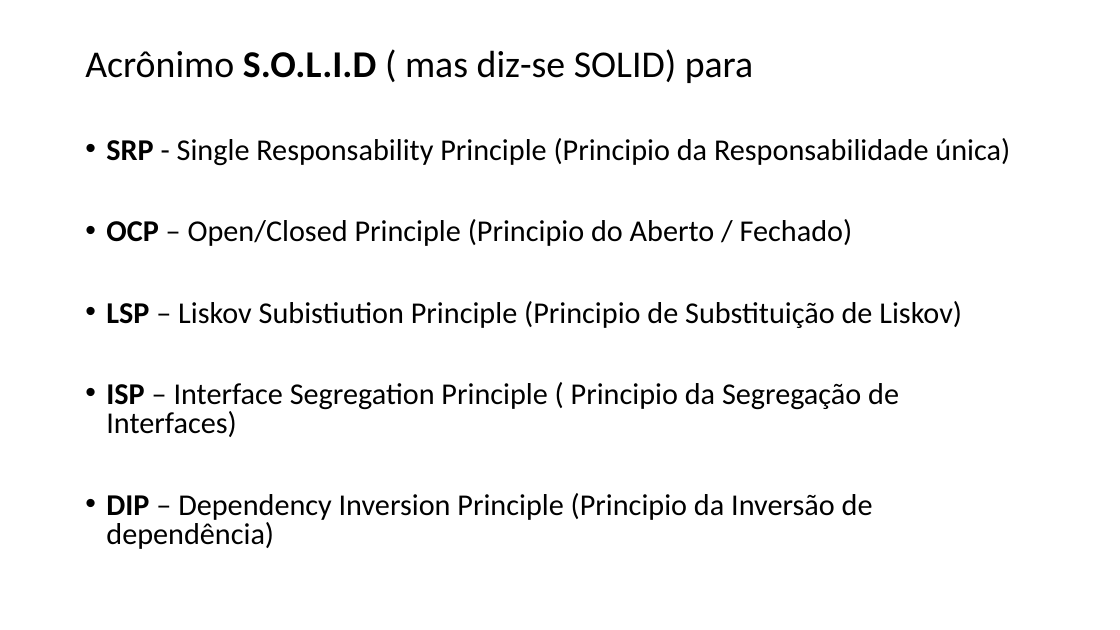
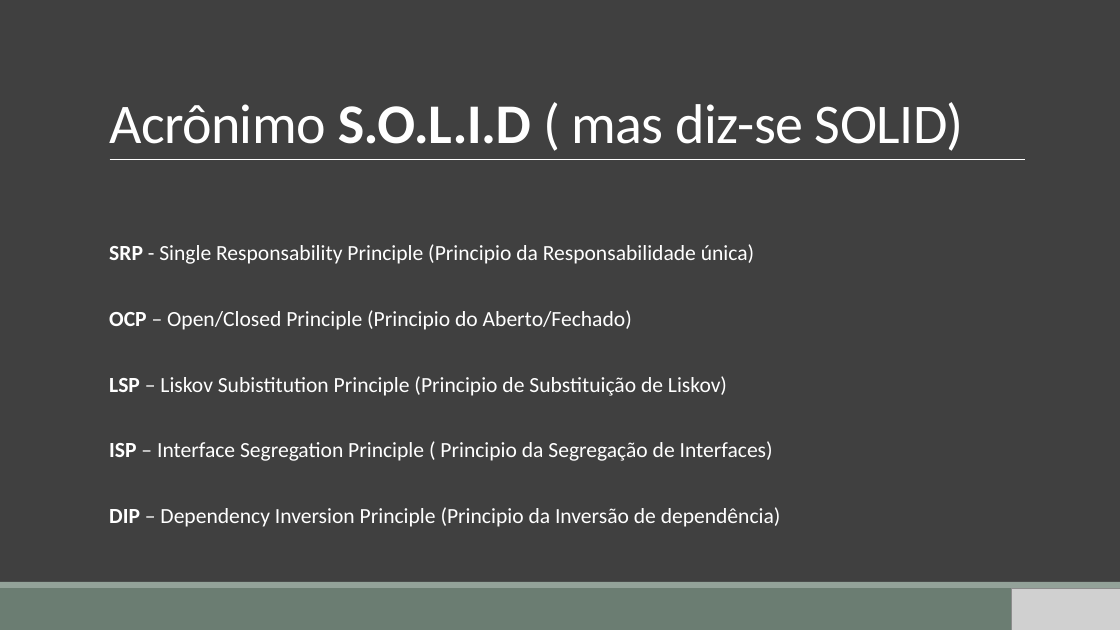
Before and after one commit to gemvane/Palestra-Solid, a slide deck: slide 4 of SOLID.pptx (slide 2 before the commit). Drawn at 1120x630 pixels with LibreOffice and Linux fonts; fonts in the diff are those of the drawing; grey boxes stand for pictures. Boxes give left, top, right and bottom in pixels: in the first picture for what was removed or moved away, otherwise in the second. Text is boxed around its words. In the diff, an @@ line names an element or a change of style, - is before the commit and + after.

Commit message:
Update: Atualização de Layout

```diff
--- a/SOLID.pptx
+++ b/SOLID.pptx
@@ background #FFFFFF to #404040 @@
@@ text at (x1=85, y1=49, x2=753, y2=83): paragraph removed @@
-Acrônimo S.O.L.I.D ( mas diz-se SOLID) para
@@ title added at (x1=109, y1=102, x2=964, y2=151), 48 pt, text #FFFFFF @@
+Acrônimo S.O.L.I.D ( mas diz-se SOLID)
@@ text "SRP - Single Responsability Principle ..." moved from (x1=85, y1=49, x2=1010, y2=549) to (x1=109, y1=244, x2=781, y2=527) @@
@@ line added from (110, 160) to (1026, 160), #FFFFFF 0.5 pt @@
@@ text at (x1=109, y1=244, x2=781, y2=527): size 25.9 to 18.5 pt, text colour #000000 to #FFFFFF in "SRP - Single Responsability Principle (Principio da ...", "ISP – Interface Segregation Principle ( Principio ...", "DIP – Dependency Inversion Principle (Principio da ..."; bullet • to  ; line spacing 0.8 to 1.9; more space between paragraphs @@
@@ text at (x1=109, y1=310, x2=727, y2=396): text changed; size 25.9 to 18.5 pt; text colour #000000 to #FFFFFF @@
-• OCP – Open/Closed Principle (Principio do Aberto / Fechado)
-• LSP – Liskov Subistiution Principle (Principio de Substituição de Liskov)
+  OCP – Open/Closed Principle (Principio do Aberto/Fechado)
+  LSP – Liskov Subistitution Principle (Principio de Substituição de Liskov)
@@ rectangle added at (x1=0, y1=588, x2=1120, y2=630), fill #6B7D72 @@
@@ rectangle added at (x1=0, y1=582, x2=1120, y2=588), fill #93A299 @@
@@ picture added at (x1=1012, y1=588, x2=1120, y2=630) @@
```
Also in this commit, not shown: 24 other slides changed, 22 slides added, 3 slides removed.
